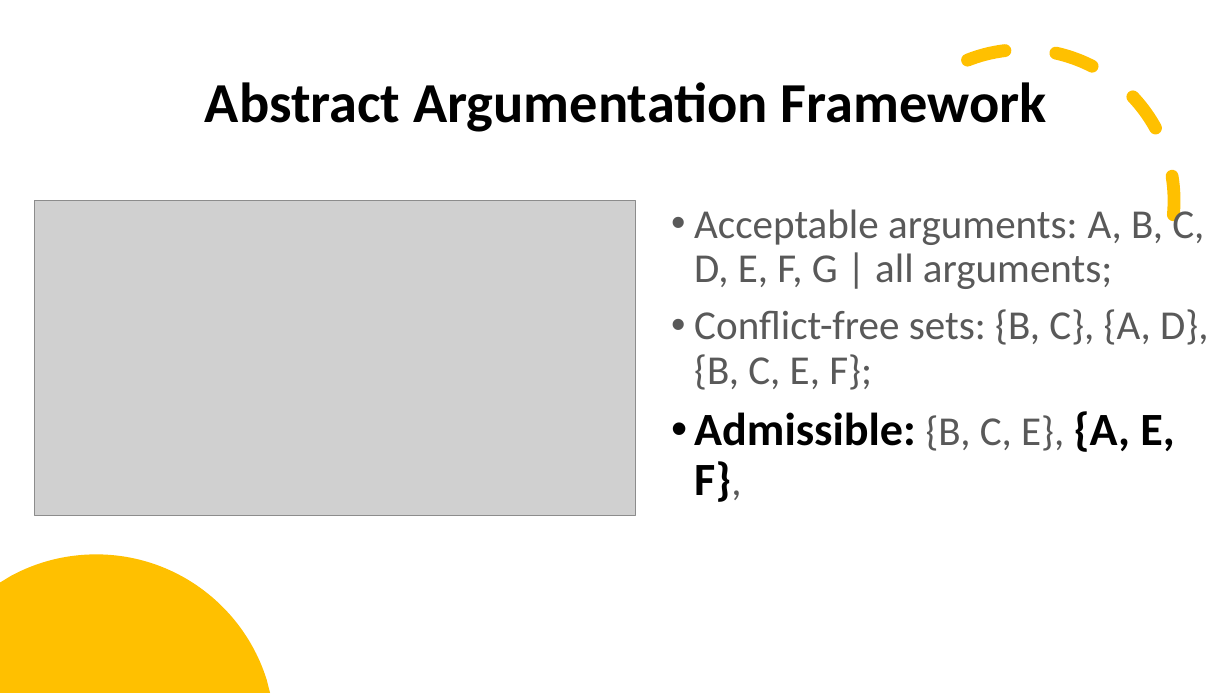
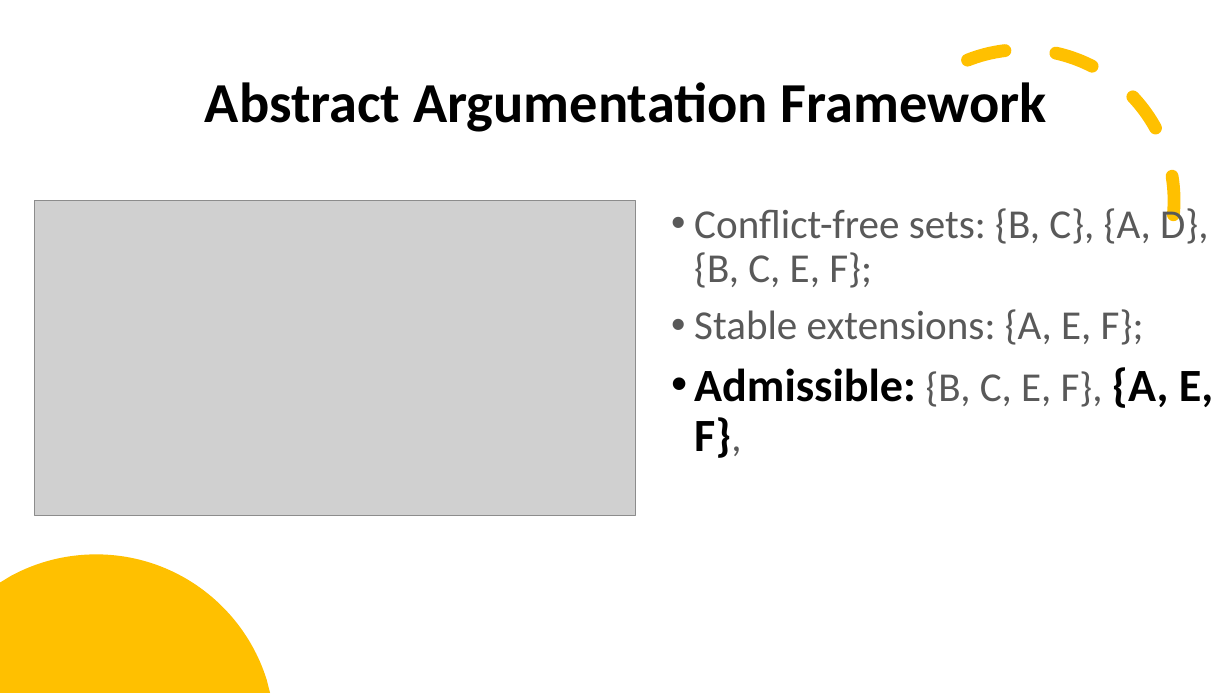
Before and after one commit to stefandr99/ConstrainedArgumentationFramework, a slide deck: slide 9 of Argumentation framework.pptx. Drawn at 1232x693 pixels with LibreOffice and Linux fonts; fonts in the diff are those of the drawing; grey boxes stand for pictures. Boxes give left, top, right and bottom in pixels: in the first picture for what was removed or moved away, otherwise in the second. Text is boxed around its words. In the diff, an @@ line names an element or a change of style, - is before the commit and + after.

```diff
--- a/Argumentation framework.pptx
+++ b/Argumentation framework.pptx
@@ text at [694, 204, 1204, 289]: paragraph removed @@
-• Acceptable arguments: A, B, C, D, E, F, G | all arguments;
@@ text at [694, 309, 1213, 458]: text changed; size 36 to 32 pt; text colour #000000 to #595959; bold off @@
-• Admissible: {B, C, E}, {A, E, F},
+• Stable extensions: {A, E, F};
+• Admissible: {B, C, E, F}, {A, E, F},
```
Also in this commit, not shown: 11 other slides changed, 1 other file.
